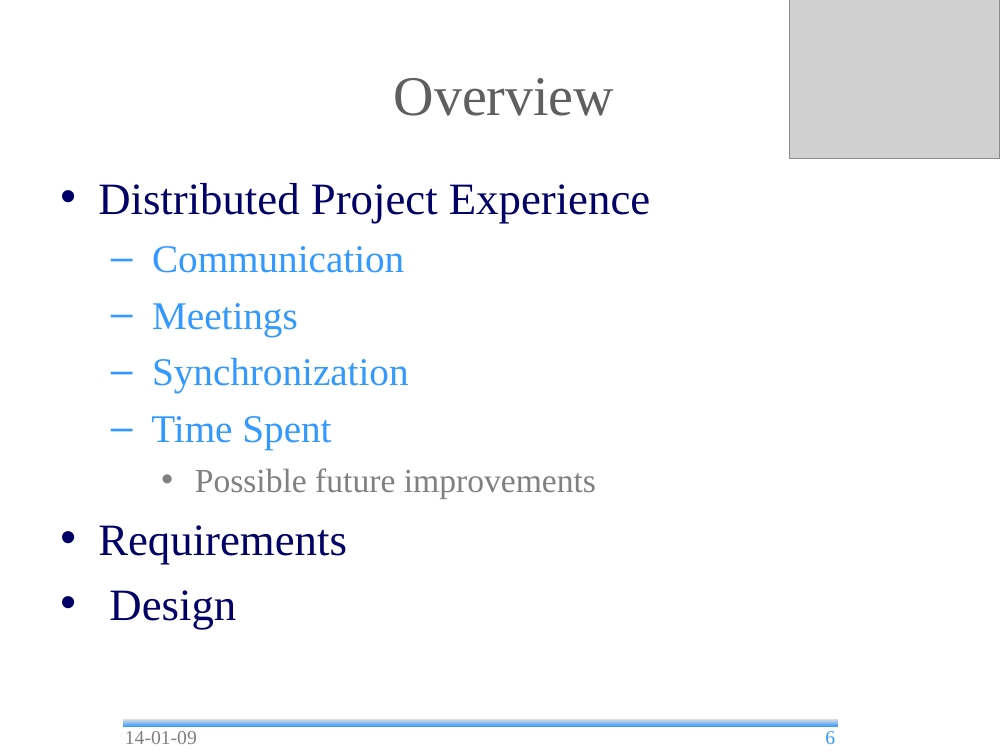
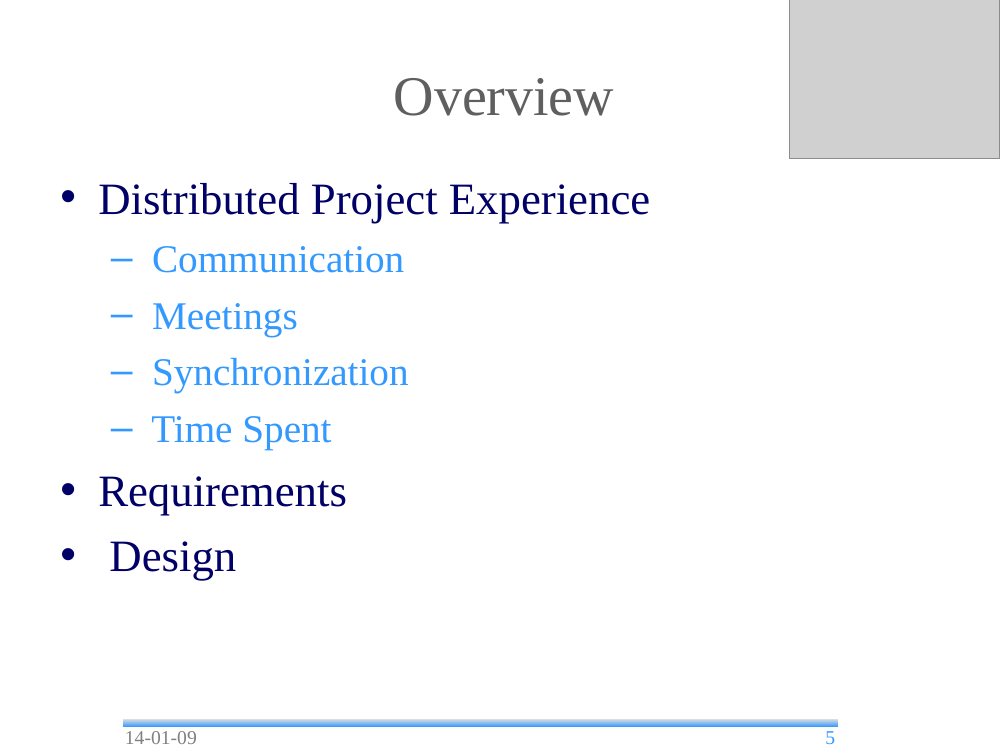
Before and after one commit to andrea-bottoli/DSD, a slide deck: slide 5 of Documentation/Presentations/Final_Presentation.odp (slide 6 before the commit). Drawn at 1008x756 pixels with LibreOffice and Linux fonts; fonts in the diff are those of the drawing; grey boxes stand for pictures; background and template pictures are left out. Boxes give left, top, right and bottom in pixels: in the first picture for what was removed or moved away, otherwise in the second. Text is boxed around its words. In the diff, an @@ line names an element or a change of style, - is before the commit and + after.

```diff
--- a/Documentation/Presentations/Final_Presentation.odp
+++ b/Documentation/Presentations/Final_Presentation.odp
@@ text at box(195, 468, 596, 499): paragraph removed @@
-    • Possible future improvements
@@ page number at box(825, 731, 835, 744): text changed @@
-6
+5
```
Also in this commit, not shown: 1 other slide changed, 1 slide removed, 1 other file.
